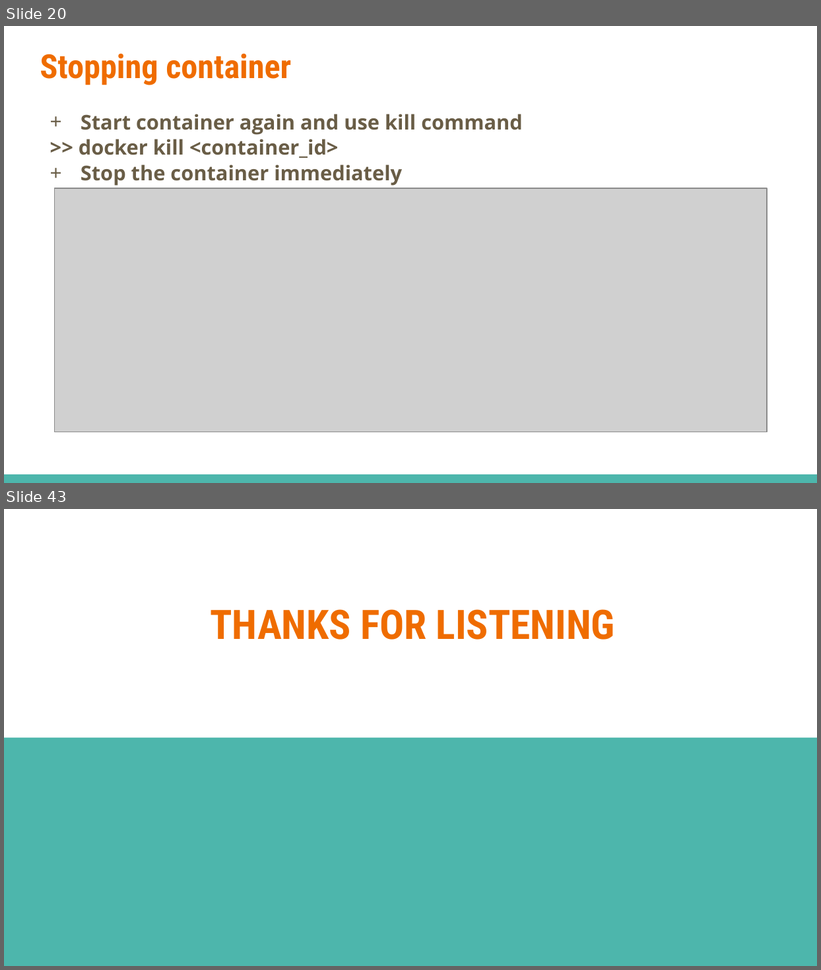
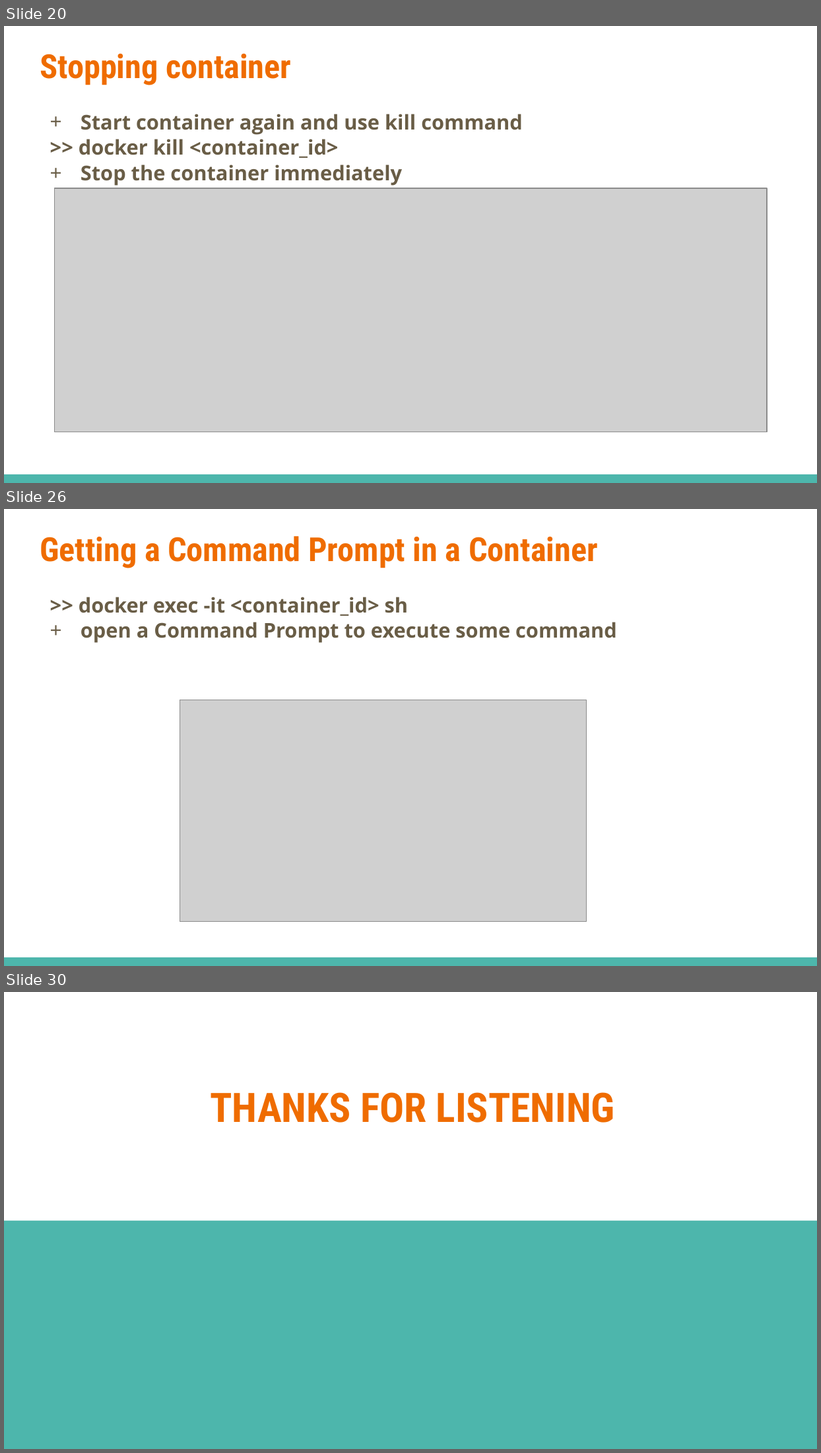
Before and after one commit to dinhhung09138/Learning-Example, a slide deck: Docker - 02 - Manipulating Containers.pptx. Shown one above the other, each under a label of ours: slides 20 and 43 before the commit, slides 20, 26 and 30 after it; the slides between them are not shown. The pictures are 821x970 and 821x1453 pixels, drawn with LibreOffice and Linux fonts; fonts in the diff are those of the drawing; grey boxes stand for pictures. Boxes give left, top, right and bottom in pixels: in the first picture for what was removed or moved away, otherwise in the second. Text is boxed around its words. In the diff, an @@ line names an element or a change of style, - is before the commit and + after.

```diff
--- a/Docker - 02 - Manipulating Containers.pptx
+++ b/Docker - 02 - Manipulating Containers.pptx
@@ slide 26 added at box(4, 509, 817, 966), background #FFFFFF; not listed: 1 template element that a slide beside it also shows @@
@@ title added at box(40, 536, 598, 568), 29.4 pt, text #EF6C00, bold @@
+Getting a Command Prompt in a Container
@@ text added at box(79, 597, 617, 643), 18 pt, text #695D46, bold @@
+>> docker exec -it <container_id> sh
++ open a Command Prompt to execute some command
@@ picture added at box(180, 700, 587, 922) @@
@@ what was slide 43 is now slide 30 @@
```
Also in this commit, not shown: 8 other slides added, 22 slides removed, 15 other files.
